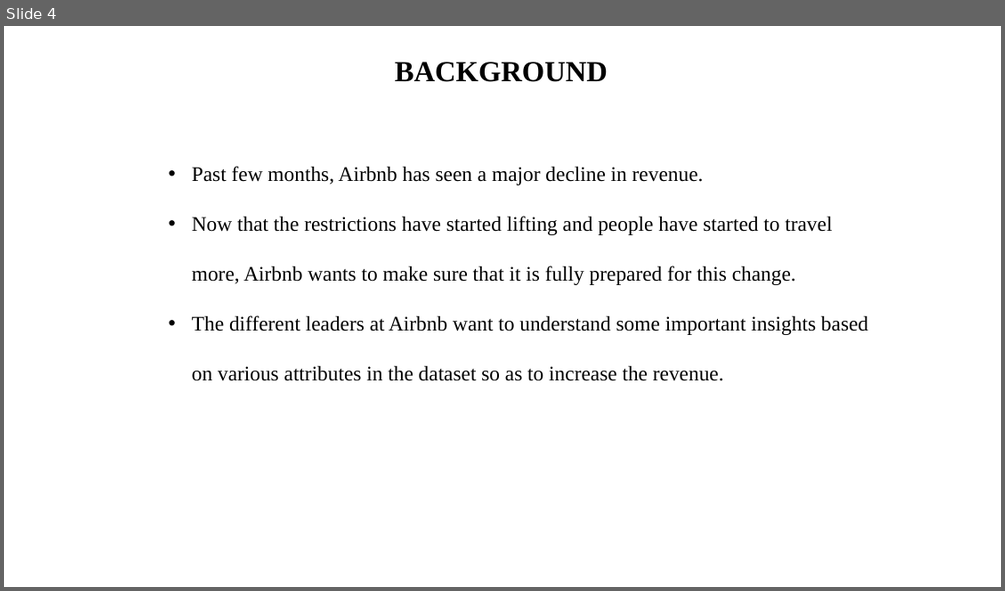
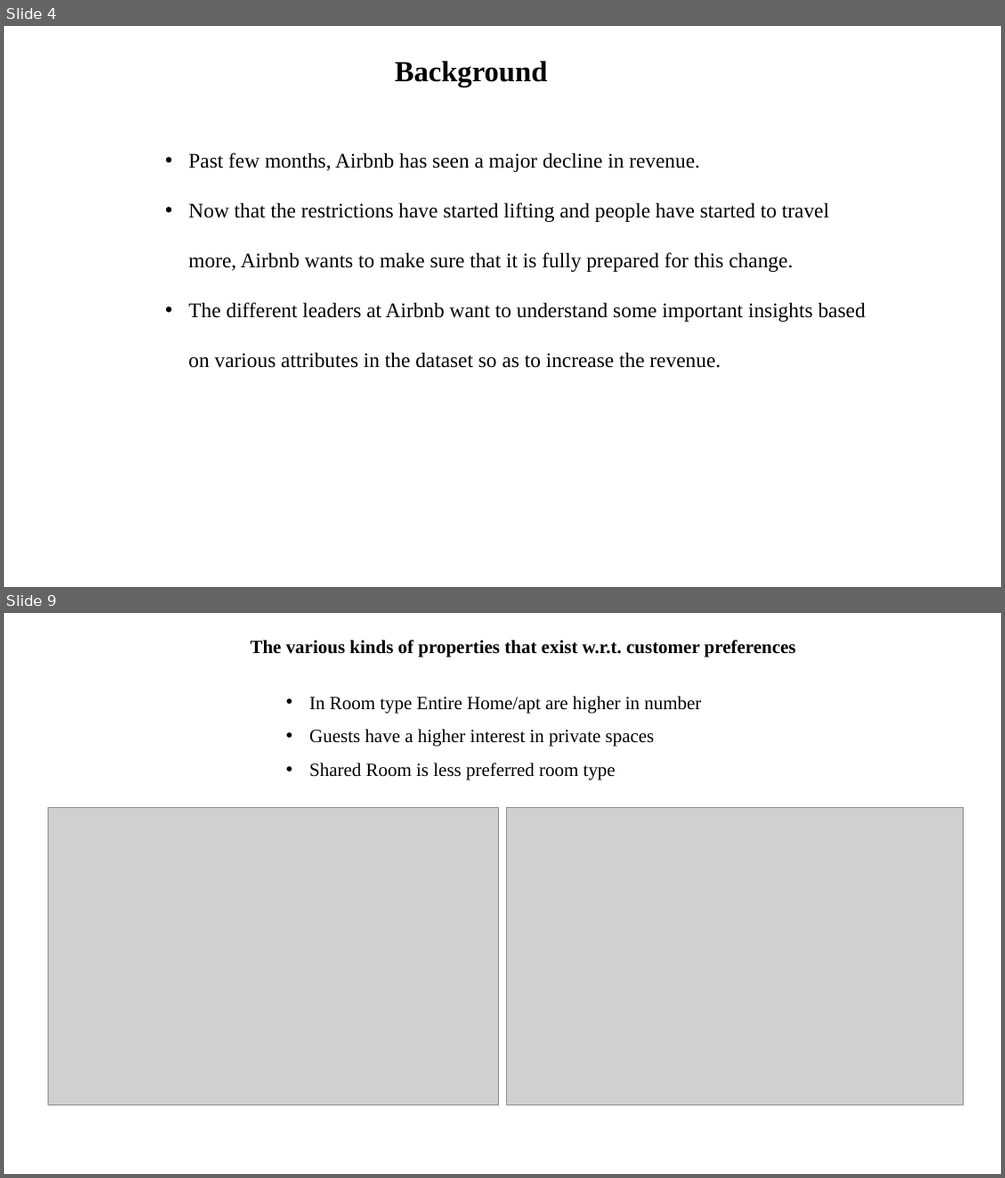
Before and after one commit to sagarbarge/Airbnb_NYC_Storytelling, a slide deck: Presentation_1_Analyst.pptx. Shown one above the other, each under a label of ours: slide 4 before the commit, slides 4 and 9 after it; the slides between them are not shown. The pictures are 1005x591 and 1005x1178 pixels, drawn with LibreOffice and Linux fonts; fonts in the diff are those of the drawing; grey boxes stand for pictures. Boxes give left, top, right and bottom in pixels: in the first picture for what was removed or moved away, otherwise in the second. Text is boxed around its words. In the diff, an @@ line names an element or a change of style, - is before the commit and + after.

```diff
--- a/Presentation_1_Analyst.pptx
+++ b/Presentation_1_Analyst.pptx
@@ slide 9 added at (x1=4, y1=613, x2=1001, y2=1174), background #FFFFFF @@
@@ text added at (x1=251, y1=640, x2=796, y2=657), 18 pt, text #000000, bold @@
+The various kinds of properties that exist w.r.t. customer preferences
@@ text added at (x1=309, y1=696, x2=701, y2=780), 18 pt, text #000000 @@
+• In Room type Entire Home/apt are higher in number
+• Guests have a higher interest in private spaces
+• Shared Room is less preferred room type
@@ picture added at (x1=48, y1=807, x2=499, y2=1104) @@
@@ picture added at (x1=507, y1=807, x2=963, y2=1104) @@
@@ slide 4 changed as well @@
@@ text at (x1=395, y1=61, x2=548, y2=87): text changed @@
-BACKGROUND
+Background
@@ text "Past few months, Airbnb has ..." moved from (x1=192, y1=166, x2=868, y2=381) to (x1=188, y1=152, x2=866, y2=368) @@
```
Also in this commit, not shown: 4 other slides changed, 7 other slides added, 5 slides removed, 21 other files.
